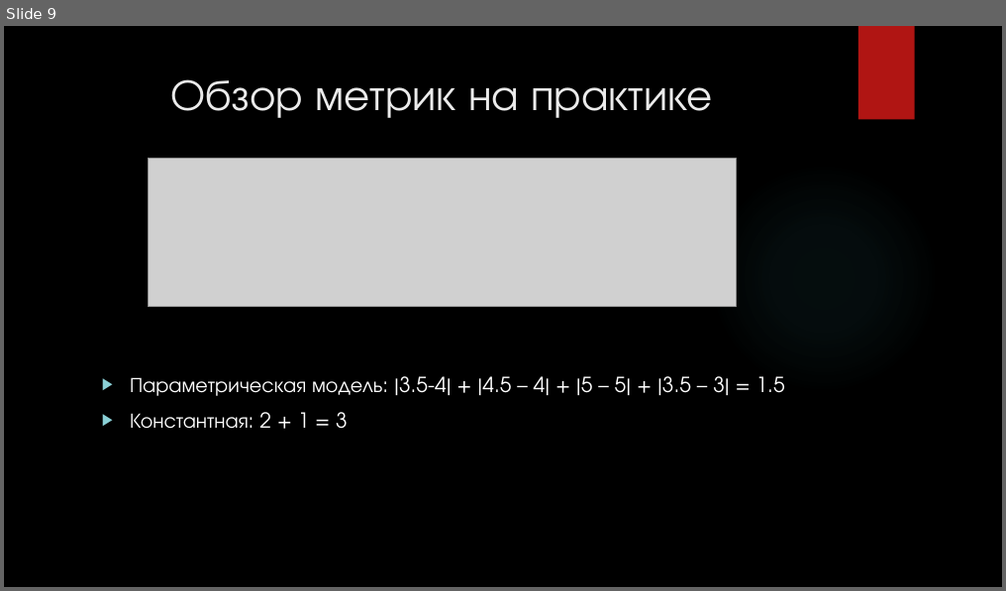
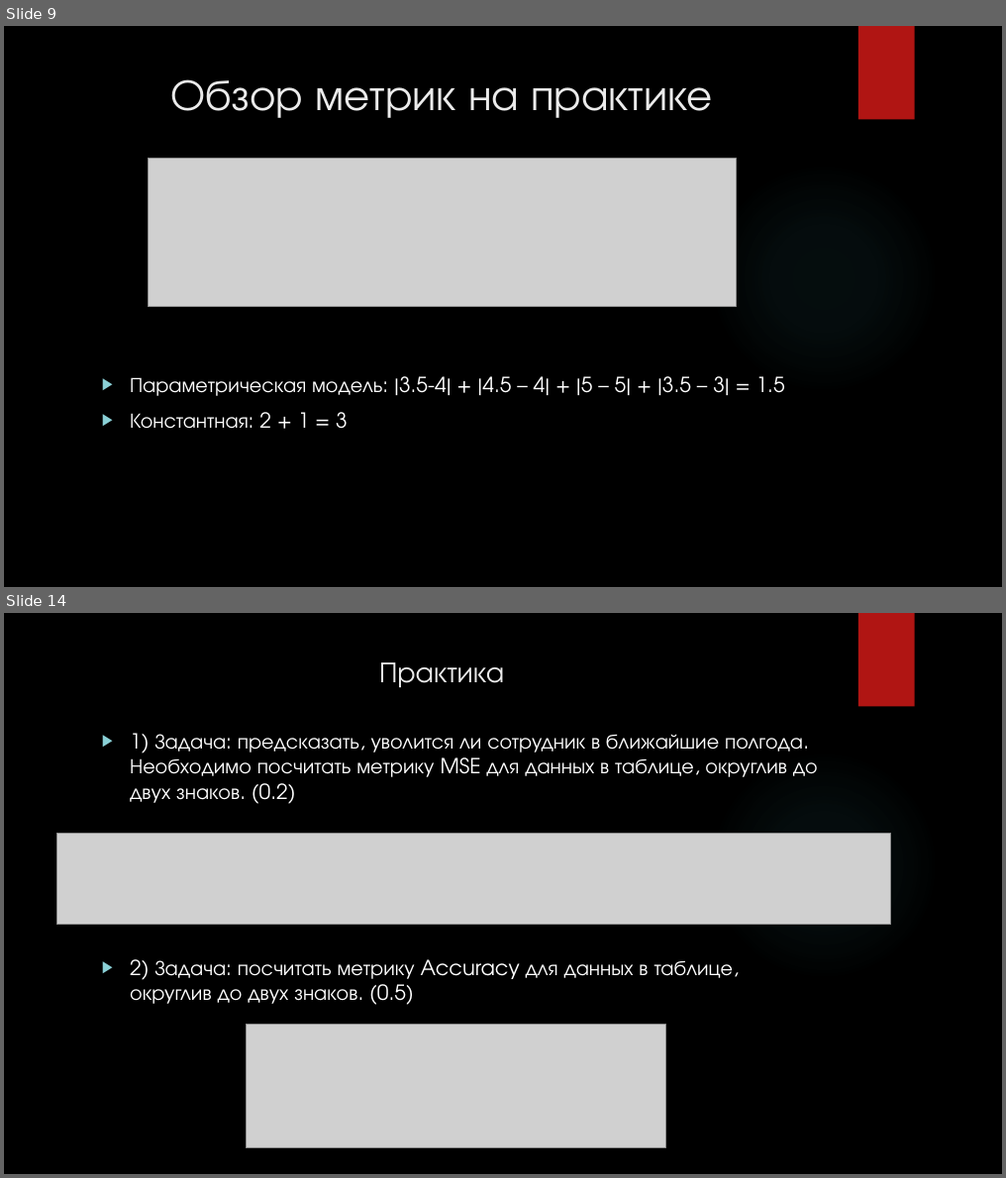
Before and after one commit to meteoFurletov/ml_example, a slide deck: presentation/Введение в ML.pptx. Shown one above the other, each under a label of ours: slide 9 before the commit, slides 9 and 14 after it; the slides between them are not shown. The pictures are 1006x591 and 1006x1178 pixels, drawn with LibreOffice and Linux fonts; fonts in the diff are those of the drawing; grey boxes stand for pictures; background and template pictures are left out. Boxes give left, top, right and bottom in pixels: in the first picture for what was removed or moved away, otherwise in the second. Text is boxed around its words. In the diff, an @@ line names an element or a change of style, - is before the commit and + after.

```diff
--- a/presentation/Введение в ML.pptx
+++ b/presentation/Введение в ML.pptx
@@ slide 14 added at [4, 613, 1002, 1174], background picture (left out); not listed: 2 template elements that a slide beside it also shows @@
@@ title added at [379, 663, 504, 688], 28 pt, text #EBEBEB @@
+Практика
@@ text added at [130, 733, 818, 1005], 20 pt, text #FFFFFF @@
+▶ 1) Задача: предсказать, уволится ли сотрудник в ближайшие полгода. Необходимо посчитать метрику MSE для данных в таблице, округлив до двух знаков. (0.2)
+▶ 2) Задача: посчитать метрику Accuracy для данных в таблице, округлив до двух знаков. (0.5)
@@ picture added at [57, 833, 891, 925] @@
@@ picture added at [246, 1025, 665, 1149] @@
```
Also in this commit, not shown: 5 other slides added.
